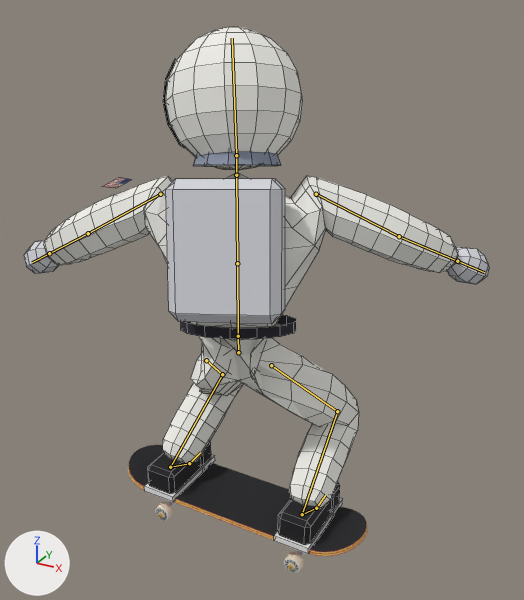
Two versions of the Blender file art/lou-gnar.blend, one commit apart.
One viewpoint serves both versions: a 50 mm lens placed at (1.095, -1.832, 2.124), pointed at (0.011, 0.14, 1.139). Arrows for +X, +Y and +Z are at lower left; the lights stay in place. The picture after the commit comes second. Both versions are drawn at frame 12 of the action 'fs180'; the numbers are the values there. The bones that bend it are drawn over the model as lines. Mesh edges are drawn as thin lines on the coarser meshes.

Names of what the first picture shows: 'Board', 'LouGnar'.
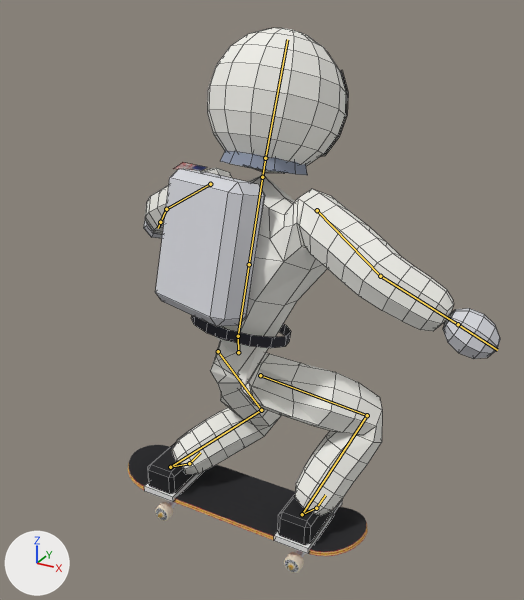
The change, as JSON lines over the scene's bpy script:
```json
{"block": "bone_hips", "where": "bone_hips = bpy.data.objects['LouGnarRig'].pose.bones['Hips']"}
{"op": "set", "path": "bone_hips.rotation_quaternion", "old": "(-0.174, 0.0, 0.985, 0.0)", "new": "(0.174, 0.0, 0.985, 0.0)", "note": "degrees (0, -160, 0) -> degrees (0, 160, 0)"}
{"block": "bone_leftupleg", "where": "bone_leftupleg = bpy.data.objects['LouGnarRig'].pose.bones['LeftUpLeg']  # child of 'Hips'"}
{"op": "set", "path": "bone_leftupleg.rotation_quaternion", "old": "(-0.155, 0.102, 0.878, -0.442)", "new": "(0.167, -0.019, 0.944, -0.284)", "note": "degrees (55, -170, -19) -> degrees (35, 162, 8)"}
{"block": "bone_leftleg", "where": "bone_leftleg = bpy.data.objects['LouGnarRig'].pose.bones['LeftLeg']  # child of 'LeftUpLeg'"}
{"op": "set", "path": "bone_leftleg.rotation_quaternion", "old": "(0.633, -0.759, 0.1, -0.11)", "new": "(0.648, -0.662, 0.06, 0.373)", "note": "degrees (-100, -2, -17) -> degrees (-82, 35, 29)"}
{"block": "bone_leftfoot", "where": "bone_leftfoot = bpy.data.objects['LouGnarRig'].pose.bones['LeftFoot']  # child of 'LeftLeg'"}
{"op": "set", "path": "bone_leftfoot.rotation_quaternion", "old": "(0.0, -0.056, -0.018, -0.998)", "new": "(0.0, -0.33, 0.033, -0.943)", "note": "degrees (2, -6, 180) -> degrees (-5, -39, -178)"}
{"block": "bone_rightupleg", "where": "bone_rightupleg = bpy.data.objects['LouGnarRig'].pose.bones['RightUpLeg']  # child of 'Hips'"}
{"op": "set", "path": "bone_rightupleg.rotation_quaternion", "old": "(-0.16, -0.248, 0.906, -0.305)", "new": "(0.148, -0.378, 0.835, -0.372)", "note": "degrees (32, -154, 23) -> degrees (-133, -2, -132)"}
{"block": "bone_rightleg", "where": "bone_rightleg = bpy.data.objects['LouGnarRig'].pose.bones['RightLeg']  # child of 'RightUpLeg'"}
{"op": "set", "path": "bone_rightleg.rotation_quaternion", "old": "(0.642, -0.748, -0.106, 0.132)", "new": "(0.637, -0.526, -0.074, 0.558)", "note": "degrees (-98, 4, 19) -> degrees (-60, 30, 65)"}
{"block": "bone_rightfoot", "where": "bone_rightfoot = bpy.data.objects['LouGnarRig'].pose.bones['RightFoot']  # child of 'RightLeg'"}
{"op": "set", "path": "bone_rightfoot.rotation_quaternion", "old": "(0.0, 0.038, 0.046, -0.998)", "new": "(0.0, -0.172, -0.165, -0.971)", "note": "degrees (-5, 4, 180) -> degrees (20, -20, 177)"}
```

What differs and where, as boxes (x1, y1, x2, y2) in the pictures (524 x 600 px):
```json
{"object": "LouGnar", "change": "posed", "before": [24, 27, 489, 554], "after": [144, 28, 500, 554], "on screen": "23% narrower"}
{"bone": "LeftUpLeg", "before": "(206, 360) to (222, 374)", "after": "(218, 351) to (261, 410)"}
{"bone": "LeftLeg", "before": "(222, 374) to (170, 467)", "after": "(261, 410) to (170, 467)"}
{"bone": "RightUpLeg", "before": "(271, 365) to (337, 411)", "after": "(260, 375) to (367, 415)"}
{"bone": "RightLeg", "before": "(337, 411) to (302, 514)", "after": "(367, 415) to (302, 514)"}
```
